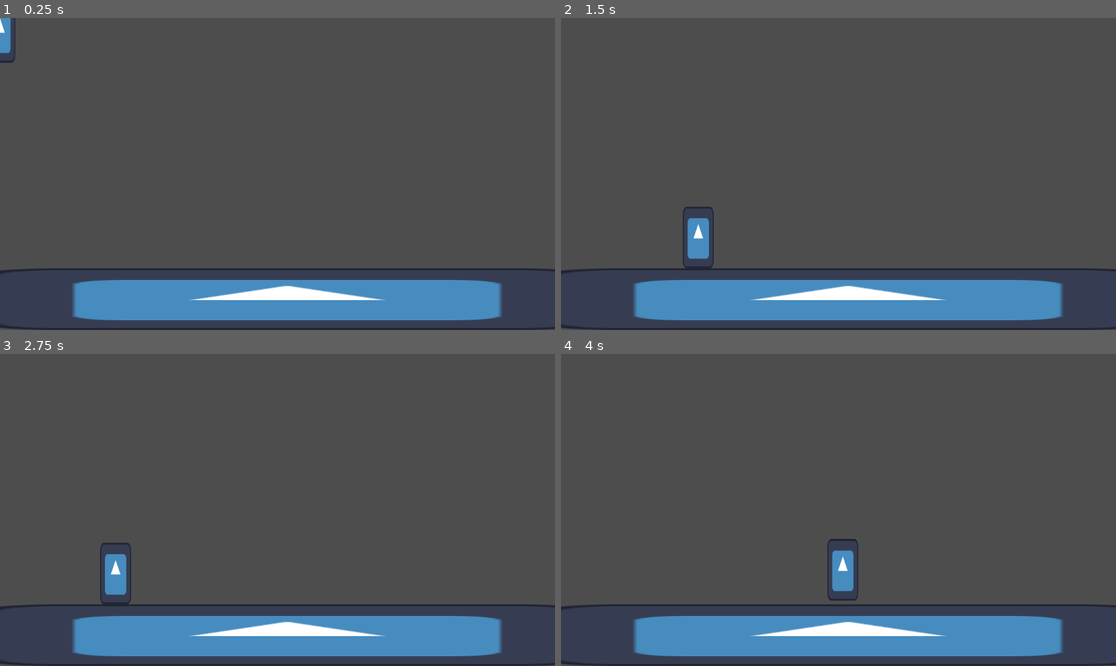
Above: before the commit, frames 1-4 (two rows, left to right).
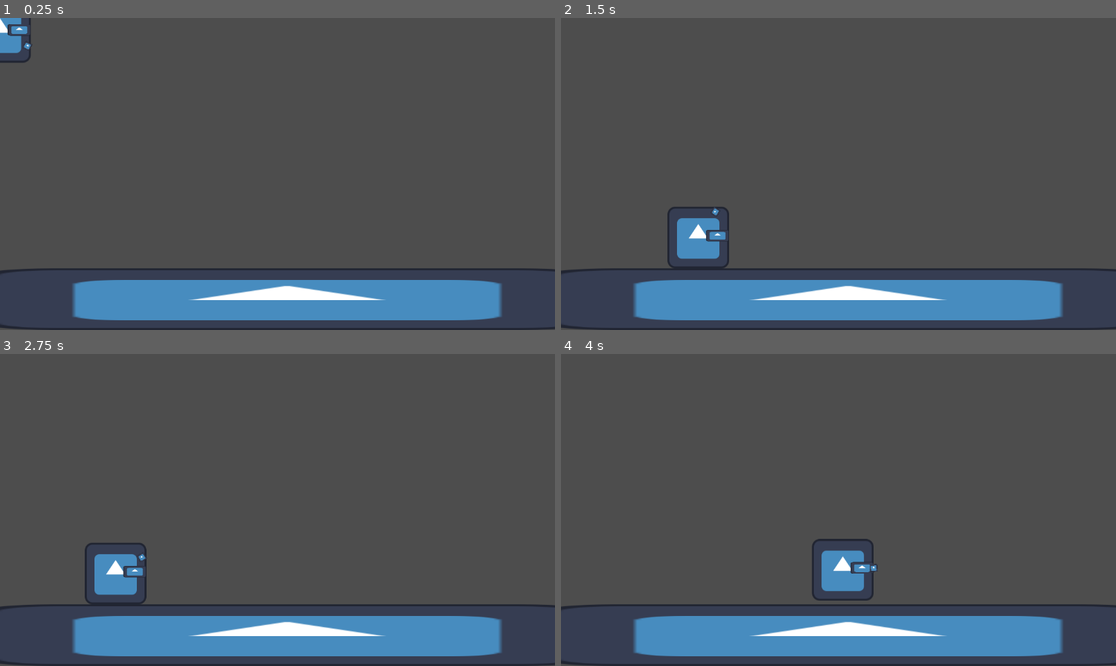
Above: after the commit, the same moments.

Repository: DrOtter3000/foxy-mc-foxmage
Game: Godot game, scene res://Levels/level_template.tscn
Two runs of this game, one before a commit and one after it. Both use one fixed random seed, a clock stepped at 60 frames per second and the inputs below. The engine's default icon, where the game draws it, is replaced by a stand-in: a white triangle on a blue panel in a dark square.
Inputs (mouse positions are in pixels of both pictures, inside the frame that each line leads up to):
- Up to frame 1 (0.25 s): no input
- Up to frame 2 (1.5 s): move the mouse to (960, 158) at 0.52 s; hold D (right) from 0.53 s (still down); tap Space (jump) at 0.77 s; move the mouse to (727, 189) at 1.27 s
- Up to frame 3 (2.75 s): tap Space (jump) at 1.52 s; move the mouse to (333, 441) at 2.02 s; release D (right) at 2.03 s; hold A (left) from 2.03 s (still down)
- Up to frame 4 (4 s): move the mouse to (810, 572) at 2.77 s; release A (left) at 2.78 s; hold D (right) from 2.78 s (still down); tap Space (jump) at 3.02, 3.77 s; move the mouse to (1005, 556) at 3.52 s

The runs differ from the first frame. In frame 1, 0.4% of the frame differs, in the area x 0-6%, y 0-15%; in frame 2, 0.8%; in frame 3, 0.8%, in the area x 15-27%, y 60-81%; in frame 4, 0.8%.

Commit message:
make player work

Diff:
--- a/Characters/Player/player.gd
+++ b/Characters/Player/player.gd
@@ -3,6 +3,9 @@
 
 const SPEED = 300.0
 const JUMP_VELOCITY = -400.0
+
+@onready var arm: Node2D = $Arm
+@onready var body: Sprite2D = $Body
 
 
 func _physics_process(delta: float) -> void:
@@ -26,4 +29,14 @@
 	else:
 		velocity.x = move_toward(velocity.x, 0, SPEED)
 
+func _process(delta: float) -> void:
+	var mouse_position = get_viewport().get_mouse_position()
+	arm.look_at(mouse_position)
+	if mouse_position.x > position.x:
+		body.scale.x = 1.0
+		arm.scale.y = 1.0
+	else:
+		body.scale.x = -1
+		arm.scale.y = -1
+
 	move_and_slide()
--- a/Characters/Player/player.tscn
+++ b/Characters/Player/player.tscn
@@ -9,9 +9,23 @@
 [node name="Player" type="CharacterBody2D"]
 script = ExtResource("1_j341n")
 
-[node name="Sprite2D" type="Sprite2D" parent="."]
+[node name="Body" type="Sprite2D" parent="."]
 scale = Vector2(0.5, 1)
+texture = ExtResource("1_6xdwp")
+
+[node name="Sprite2D" type="Sprite2D" parent="Body"]
+position = Vector2(40, -4)
+scale = Vector2(0.375, 0.1875)
 texture = ExtResource("1_6xdwp")
 
 [node name="CollisionShape2D" type="CollisionShape2D" parent="."]
 shape = SubResource("RectangleShape2D_j341n")
+
+[node name="Arm" type="Node2D" parent="."]
+
+[node name="ProjectileSpawnPosition" type="Node2D" parent="Arm"]
+position = Vector2(64, 0)
+
+[node name="Sprite2D" type="Sprite2D" parent="Arm/ProjectileSpawnPosition"]
+scale = Vector2(0.12499999, 0.12499999)
+texture = ExtResource("1_6xdwp")
--- /dev/null
+++ b/Projectiles/projectile.tscn
@@ -0,0 +1,9 @@
+[gd_scene load_steps=2 format=3 uid="uid://carc6rsqatowh"]
+
+[sub_resource type="CircleShape2D" id="CircleShape2D_rubjp"]
+radius = 8.0
+
+[node name="Projectile" type="Area2D"]
+
+[node name="CollisionShape2D" type="CollisionShape2D" parent="."]
+shape = SubResource("CircleShape2D_rubjp")
